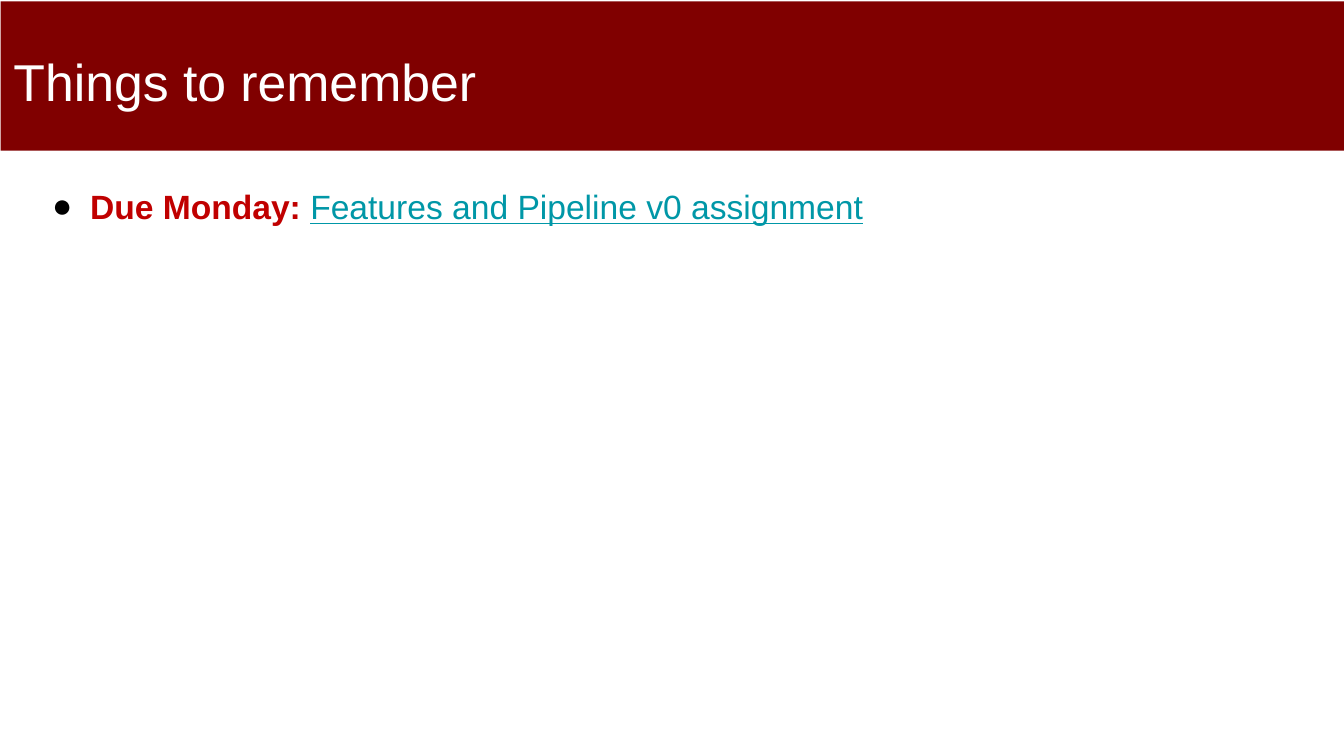
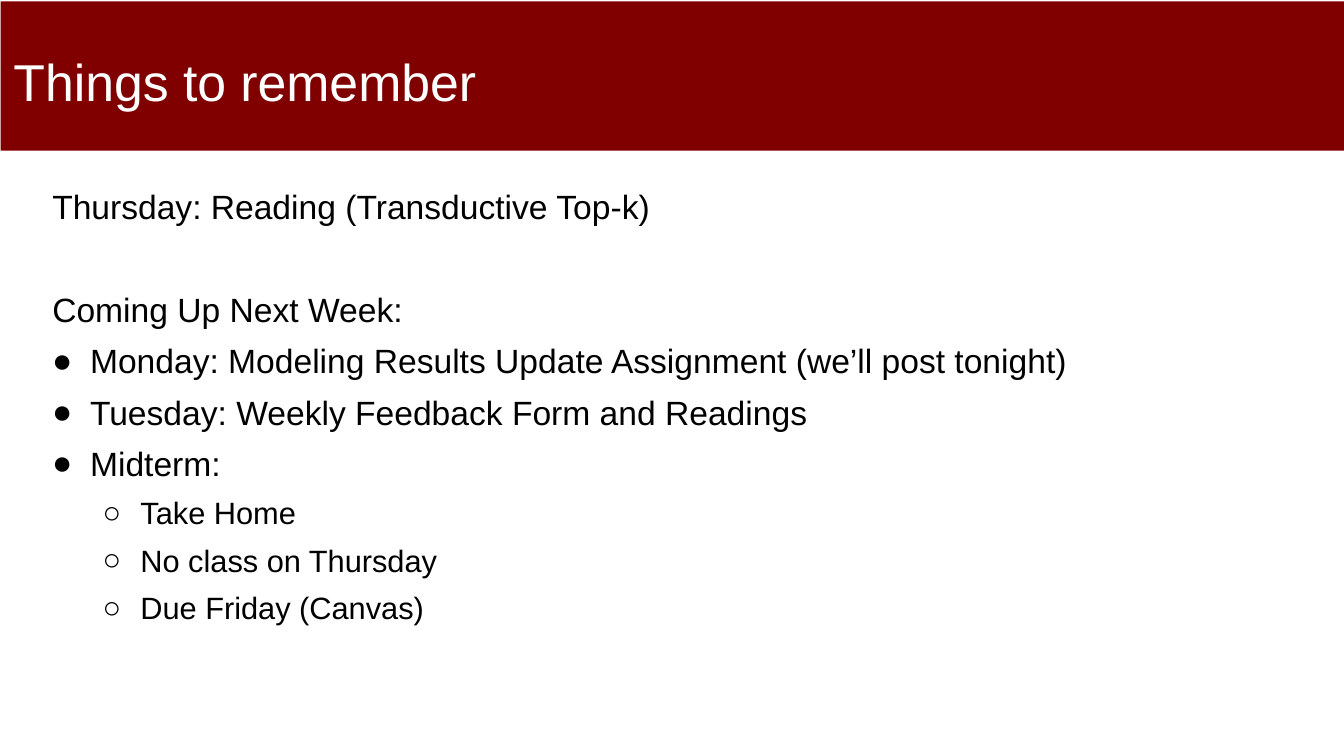
Before and after one commit to dssg/MLinPractice, a slide deck: slide 2 of Lectures/Lecture9-PracticalModeling-Hyperparameters.pptx. Drawn at 1344x756 pixels with LibreOffice and Linux fonts; fonts in the diff are those of the drawing. Boxes give left, top, right and bottom in pixels: in the first picture for what was removed or moved away, otherwise in the second. Text is boxed around its words. In the diff, an @@ line names an element or a change of style, - is before the commit and + after.

```diff
--- a/Lectures/Lecture9-PracticalModeling-Hyperparameters.pptx
+++ b/Lectures/Lecture9-PracticalModeling-Hyperparameters.pptx
@@ text at (52, 194, 1066, 625): text changed; text colour #0097A7 to #000000 @@
-● Due Monday: Features and Pipeline v0 assignment
+Thursday: Reading (Transductive Top-k)
+Coming Up Next Week:
+● Monday: Modeling Results Update Assignment (we’ll post tonight)
+● Tuesday: Weekly Feedback Form and Readings
+● Midterm:
+  ○ Take Home
+  ○ No class on Thursday
+  ○ Due Friday (Canvas)
```
Also in this commit, not shown: 2 slides added.
